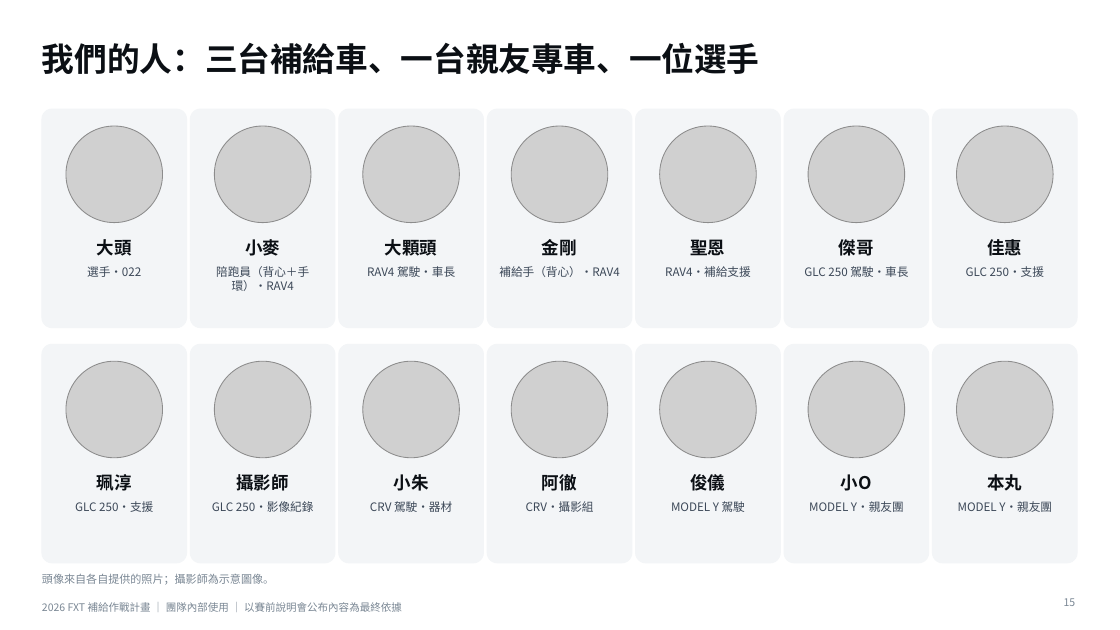
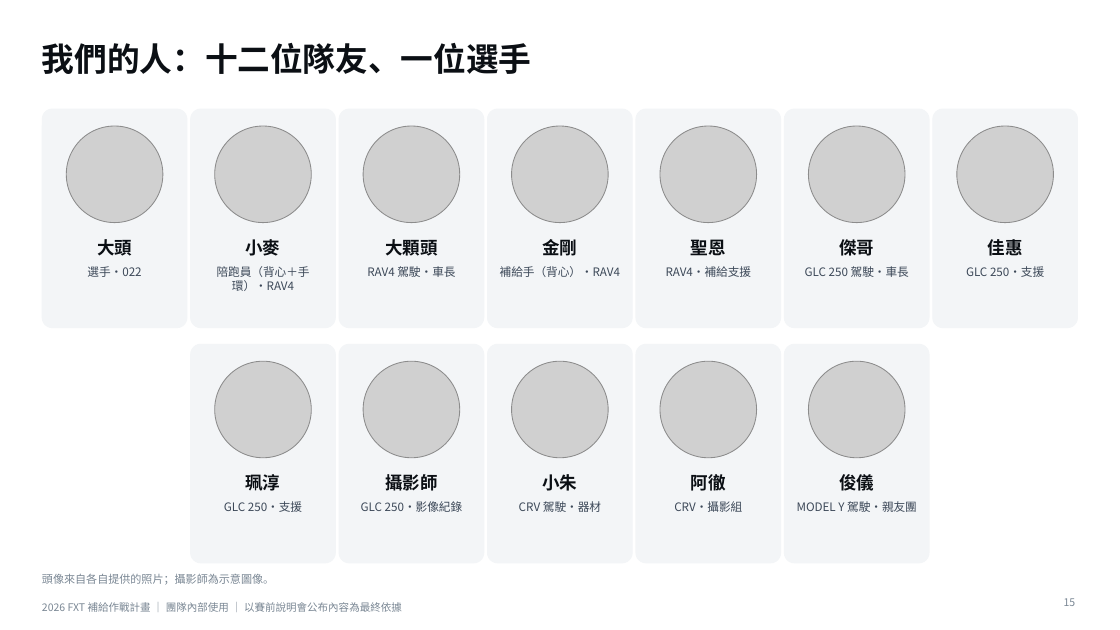
Before and after one commit to powermovebboy-sys/Race-site, a slide deck: slide 15 of deck/2026_FXT_補給作戰計畫.pptx. Drawn at 1120x630 pixels with LibreOffice and Linux fonts; fonts in the diff are those of the drawing; grey boxes stand for pictures. Boxes give left, top, right and bottom in pixels: in the first picture for what was removed or moved away, otherwise in the second. Text is boxed around its words. In the diff, an @@ line names an element or a change of style, - is before the commit and + after.

```diff
--- a/deck/2026_FXT_補給作戰計畫.pptx
+++ b/deck/2026_FXT_補給作戰計畫.pptx
@@ title at [42, 43, 531, 74]: text changed @@
-我們的人：三台補給車、一台親友專車、一位選手
+我們的人：十二位隊友、一位選手
@@ rounded rectangle removed at [42, 344, 187, 563] @@
@@ rounded rectangle removed at [933, 344, 1077, 563] @@
@@ picture removed at [214, 361, 311, 458] @@
@@ picture removed at [957, 361, 1054, 458] @@
@@ text removed at [841, 474, 872, 491] @@
-小O
@@ text removed at [987, 474, 1022, 491] @@
-本丸
@@ 9 texts, 1 picture: place and size @@
-9 texts, 1 picture at [66, 361, 725, 512]
+9 texts, 1 picture at [215, 361, 874, 512]
@@ text at [797, 501, 917, 512]: text changed @@
-MODEL Y 駕駛
+MODEL Y 駕駛・親友團
@@ text removed at [809, 501, 904, 512] @@
-MODEL Y・親友團
@@ text removed at [958, 501, 1052, 512] @@
-MODEL Y・親友團
```
Also in this commit, not shown: 4 other slides changed, 3 other files.
